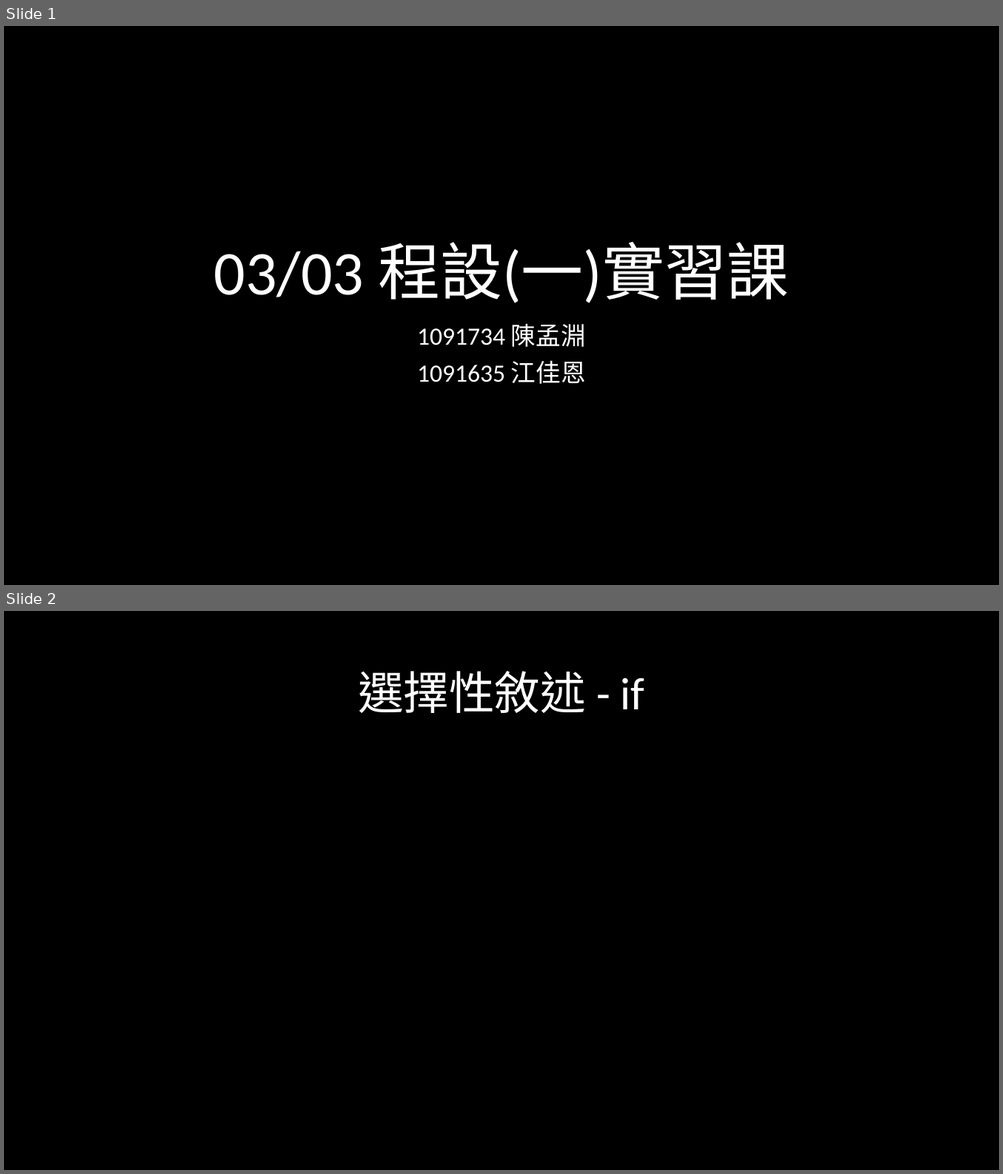
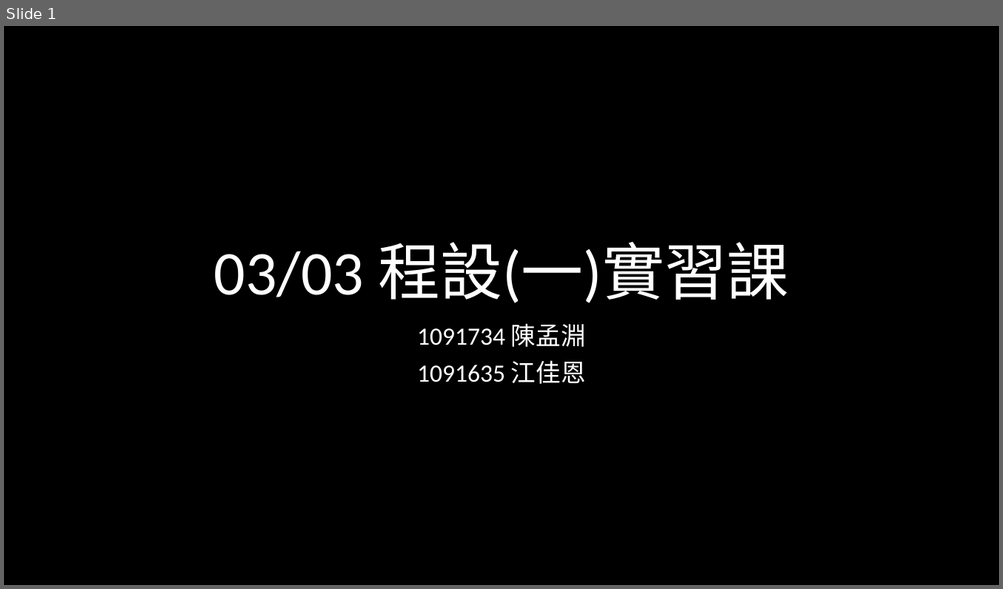
Before and after one commit to weermark/class, a slide deck: class_ppt/程一實習0303.pptx. Shown one above the other, each under a label of ours: slides 1 and 2 before the commit, slide 1 after it. The pictures are 1003x1174 and 1003x589 pixels, drawn with LibreOffice and Linux fonts; fonts in the diff are those of the drawing. Boxes give left, top, right and bottom in pixels: in the first picture for what was removed or moved away, otherwise in the second. Text is boxed around its words. In the diff, an @@ line names an element or a change of style, - is before the commit and + after.

```diff
--- a/class_ppt/程一實習0303.pptx
+++ b/class_ppt/程一實習0303.pptx
@@ slide 2 removed at box(4, 611, 999, 1170), background #000000 @@
@@ title removed at box(358, 671, 645, 713) @@
-選擇性敘述 - if
```
Also in this commit, not shown: 8 slides added, 1 other slide removed, 1 other file.
